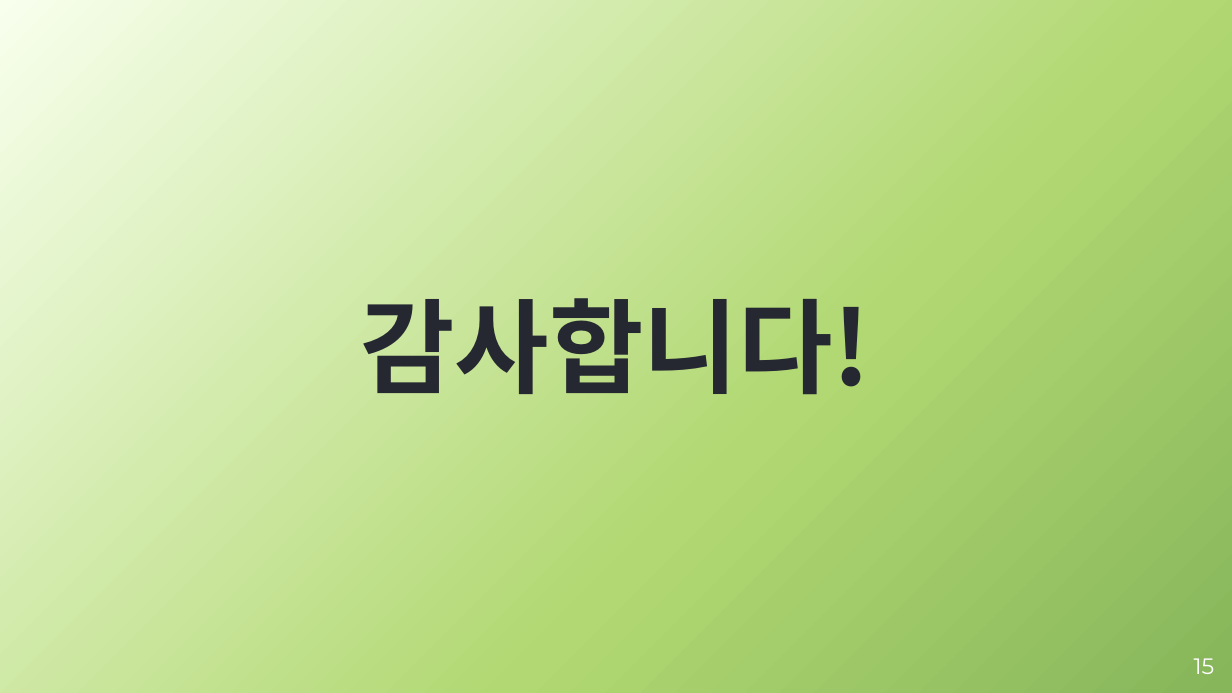
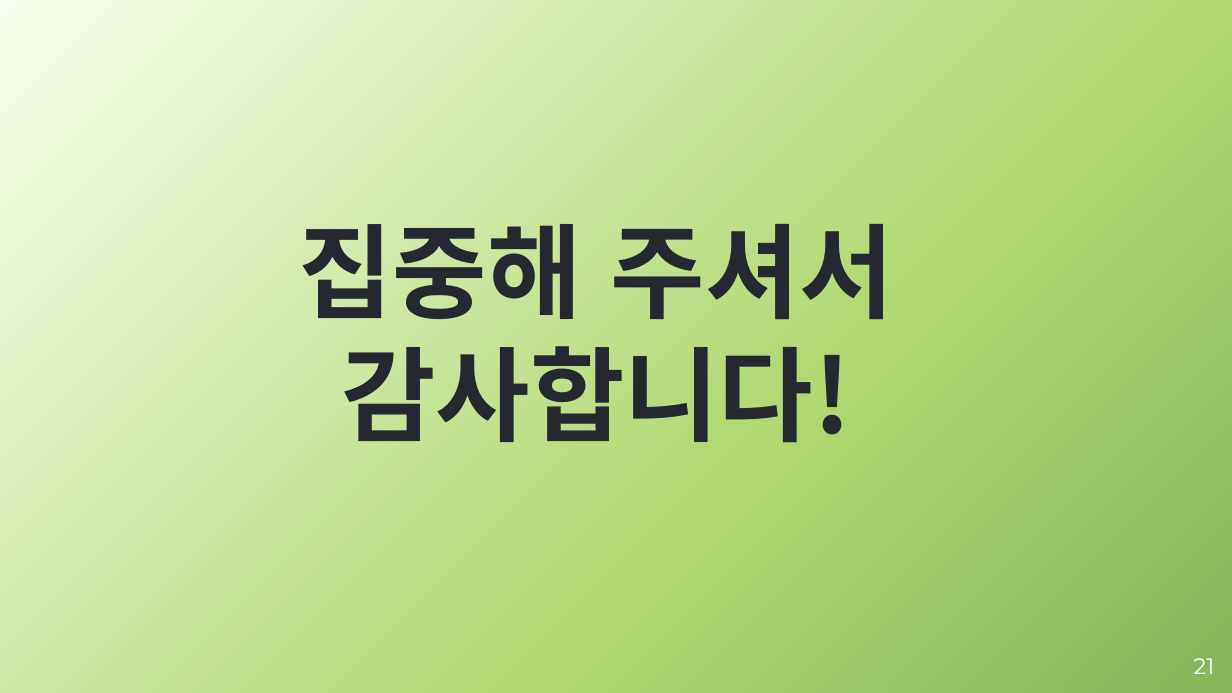
Before and after one commit to JadenChoi94/MachineLearning_Basic, a slide deck: slide 21 of 4조 비타민음료 발표.pptx (slide 15 before the commit). Drawn at 1232x693 pixels with LibreOffice and Linux fonts; fonts in the diff are those of the drawing; background and template pictures are left out. Boxes give left, top, right and bottom in pixels: in the first picture for what was removed or moved away, otherwise in the second. Text is boxed around its words. In the diff, an @@ line names an element or a change of style, - is before the commit and + after.

```diff
--- a/4조 비타민음료 발표.pptx
+++ b/4조 비타민음료 발표.pptx
@@ title at <box>298,224,894,443</box>: text changed @@
-감사합니다!
+집중해 주셔서 감사합니다!
@@ page number at <box>1194,658,1215,674</box>: text changed @@
-15
+21
```
Also in this commit, not shown: 10 other slides changed, 8 slides added, 2 slides removed, 6 other files.
